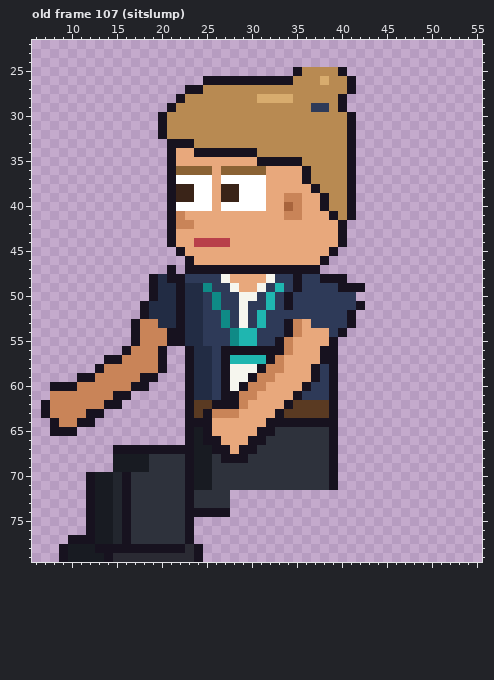
Two states of a pixel-art file, sprites/expo/expo_regdesk_left_anim.aseprite. Above: the version before the commit.
64x80 pixels, 129 frames. Colours within 5 levels of each other are drawn and written as one. Shown: old frame 107 (sitslump): x 6..55, y 22..79. The commit also changed other frames, which this record leaves out.
Now the later version:
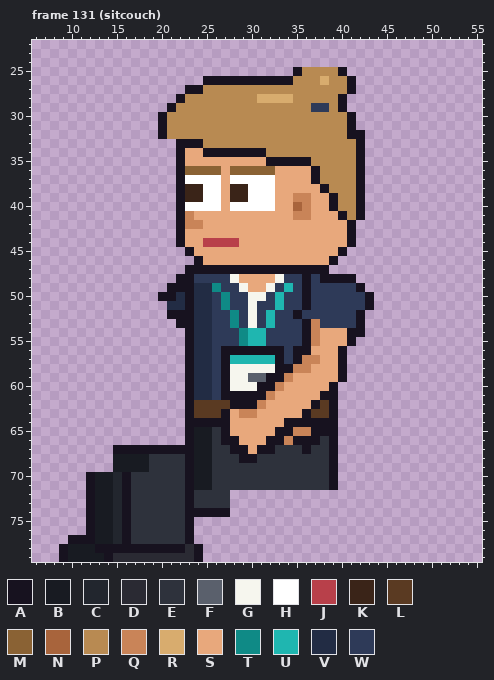
Palette (. is transparent): A #17121f  B #181b22  C #22262e  D #2a2a33  E #2e323c  F #5a606c  G #f6f6ee  H #ffffff  J #b8404a  K #3a2418  L #5a3a22  M #8a6234  N #a8643c  P #b88a52  Q #c98458  R #d8ac6e  S #e8a87c  T #0f8a86  U #1fb6b0  V #222c44  W #2e3a58
A new or re-ordered frame is compared with the old frame closest to it.
Changes in this commit:
frames 129 -> 135
--- frame 131 (sitcouch) is new; against old frame 107 (sitslump)
@@ x 6..55 @@
 31 ..............APPPPPPPPPPPPPPPPPPPPA..............
-32 ..............APPPPPPPPPPPPPPPPPPPPA..............
-33 ...............AAAPPPPPPPPPPPPPPPPPA..............
-34 ...............ASSAAAAAAAPPPPPPPPPPA..............
-35 ...............ASSSSSSSSSAAAAAPPPPPA..............
-36 ...............AMMMMSMMMMMSSSSAPPPPA..............
-37 ...............AHHHHSHHHHHSSSSAPPPPA..............
-38 ...............AKKHHSKKHHHSSSSSAPPPA..............
-39 ...............AKKHHSKKHHHSSQQSSAPPA..............
-40 ...............AHHHHSHHHHHSSNQSSAPPA..............
-41 ...............AQSSSSSSSSSSSQQSSSAPA..............
-42 ...............AQQSSSSSSSSSSSSSSSSA...............
-43 ...............ASSSSSSSSSSSSSSSSSSA...............
-44 ...............ASSJJJJSSSSSSSSSSSSA...............
-45 ................ASSSSSSSSSSSSSSSSA................
-46 .................ASSSSSSSSSSSSSSA.................
-47 ...............A.AAAAAAAAAAAAAAA..................
-48 .............AVAAWWWWGSSSSGWWAWWAAA...............
-49 .............AVVAVVTWWGSSGWUWAWWWWAAA.............
-50 .............AVVAVVWTWWGGWUWAWWWWWWW..............
-51 ............AVVVAVVWTWWGWWUWAWWWWWWWA.............
-52 ............AVVVAVVWWTWGWUWWWWWWWWWA..............
-53 ...........AQQVVAVVWWTWGWUWWAQSWWWWA..............
-54 ...........AQQQAAVVWWWTUUWWWAQSSSWA...............
-55 ...........AQQQAAVVWWWTUUWWAQSSSSA................
-56 ..........AQQQA..AVVWAAAAAAAQSSSAA................
-57 ........AAQQQQA..AVVWAUUUUAQSSSSAA................
-58 .......AQQQQQQA..AVVWAGGGAQQSSSAWA................
-59 .....AAQQQQQAA...AVVWAGGAQQSSSSAWA................
-60 ..AAAQQQQQQAA....AVVWAGAQQSSSSAWWA................
-61 ..QQQQQQQAA......AVVWAAQQSSSSAWWWA................
-62 .AQQQQQQAA.......ALLAAAQSSSSALLLLA................
-63 .AQQQQAA.........ALAQQQSSSSALLLLLA................
-64 ..AQQAA..........AAASSSSSSAAAAAAAA................
-65 ..AAA............ABASSSSSAAEEEEEEA................
-66 .................ABAASSSAAEEEEEEEA................
-67 .........AAAAAAAAABBAASAAEEEEEEEEA................
-68 .........BBBBEEEEABBEAAAEEEEEEEEEA................
+32 ..............APPPPPPPPPPPPPPPPPPPPAA.............
+33 ................AAAPPPPPPPPPPPPPPPPPA.............
+34 ................ASSAAAAAAAPPPPPPPPPPA.............
+35 ................ASSSSSSSSSAAAAAPPPPPA.............
+36 ................AMMMMSMMMMMSSSSAPPPPA.............
+37 ................AHHHHSHHHHHSSSSAPPPPA.............
+38 ................AKKHHSKKHHHSSSSSAPPPA.............
+39 ................AKKHHSKKHHHSSQQSSAPPA.............
+40 ................AHHHHSHHHHHSSNQSSAPPA.............
+41 ................AQSSSSSSSSSSSQQSSSAPA.............
+42 ................AQQSSSSSSSSSSSSSSSSA..............
+43 ................ASSSSSSSSSSSSSSSSSSA..............
+44 ................ASSJJJJSSSSSSSSSSSSA..............
+45 .................ASSSSSSSSSSSSSSSSA...............
+46 ..................ASSSSSSSSSSSSSSA................
+47 .................AAAAAAAAAAAAAAAA.................
+48 ................AAWWWWGSSSSGWWAWAAAA..............
+49 ...............AAAVVTWWGSSGWUWAWWWWWA.............
+50 ..............AAVAVVWTWWGGWUWWAWWWWWWA............
+51 ...............VVAVVWTWWGWWUWWAWWWWWWA............
+52 ...............AAAVVWWTWGWUWWAWWWWWWA.............
+53 ................AAVVWWTWGWUWWWAQWWWWA.............
+54 .................AVVWWWTUUWWWWAQSSSAA.............
+55 .................AVVWWWTUUWWWWAQSSSA..............
+56 .................AVVWAAAAAAAWAASSSA...............
+57 .................AVVWAUUUUUAWAQQSSA...............
+58 .................AVVWAGGGGGAAQQSSSA...............
+59 .................AVVWAGGFFAAQSSSSSA...............
+60 .................AVVWAGGGAAQSSSSSA................
+61 .................AVVWAAAAAQSSSSSAA................
+62 .................ALLLLAAAQSSSSSALA................
+63 .................ALLLASQQSSSSSALLA................
+64 .................AAAAASSSSSSAAAAAA................
+65 .................ABBEASSSSSAAQQAAA................
+66 .................ABBEAASSSAAQAAAEA................
+67 .........AAAAAAAAABBEEAASAAEEEAEEA................
+68 .........BBBBEEEEABBEEEAAEEEEEEEEA................
 69 .........BBBBEEEEABBEEEEEEEEEEEEEA................
Where, in picture pixels (left, top, right, bottom), the same in both pictures:
changed: (41, 130, 374, 463)
